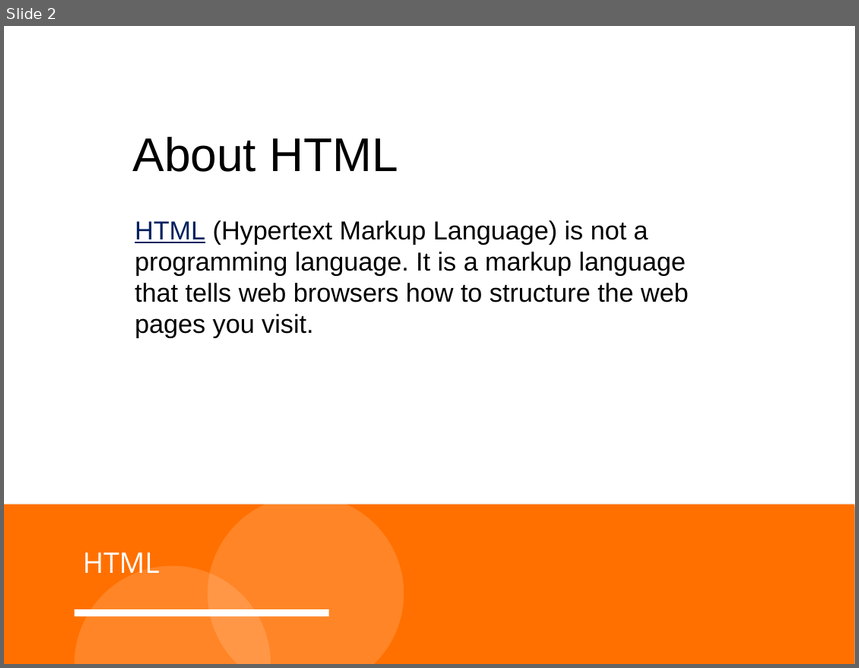
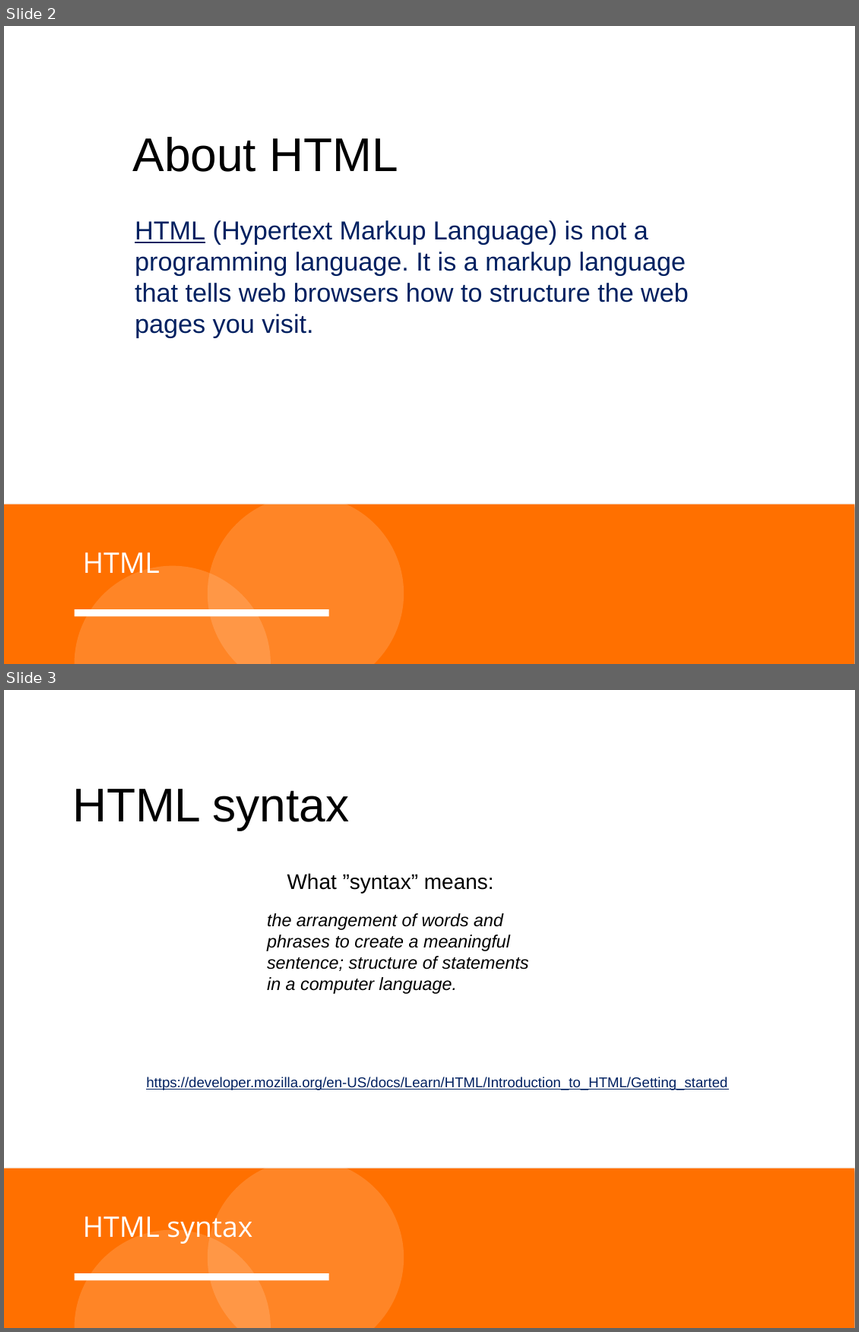
Before and after one commit to MortenBonderup/E20Material, a slide deck: 1. HTML elements and attributes/1.01 HTML document template/Lecture/HTML syntax.pptx. Shown one above the other, each under a label of ours: slide 2 before the commit, slides 2 and 3 after it. The pictures are 859x668 and 859x1332 pixels, drawn with LibreOffice and Linux fonts; fonts in the diff are those of the drawing; background and template pictures are left out. Boxes give left, top, right and bottom in pixels: in the first picture for what was removed or moved away, otherwise in the second. Text is boxed around its words. In the diff, an @@ line names an element or a change of style, - is before the commit and + after.

```diff
--- a/1. HTML elements and attributes/1.01 HTML document template/Lecture/HTML syntax.pptx
+++ b/1. HTML elements and attributes/1.01 HTML document template/Lecture/HTML syntax.pptx
@@ slide 3 added at [4, 690, 855, 1328], background #FFFFFF; not listed: 4 template elements that a slide beside it also shows @@
@@ text added at [72, 789, 349, 830], 40 pt, text #000000 @@
+HTML syntax
@@ text added at [287, 873, 494, 893], 18 pt, text #000000 @@
+What ”syntax” means:
@@ text added at [267, 913, 529, 994], 15 pt, text #000000, italic @@
+the arrangement of words and phrases to create a meaningful sentence; structure of statements in a computer language.
@@ text added at [146, 1077, 728, 1091], 12 pt, text #002060, underline @@
+https://developer.mozilla.org/en-US/docs/Learn/HTML/Introduction_to_HTML/Getting_started
@@ text added at [83, 1217, 253, 1244], 24 pt, text #FFFFFF @@
+HTML syntax
@@ slide 2 changed as well @@
@@ text "HTML (Hypertext Markup Language) is ..." at [135, 221, 689, 338]: text colour #000000 to #002060 @@
```
Also in this commit, not shown: 2 slides removed, 1 other file.
